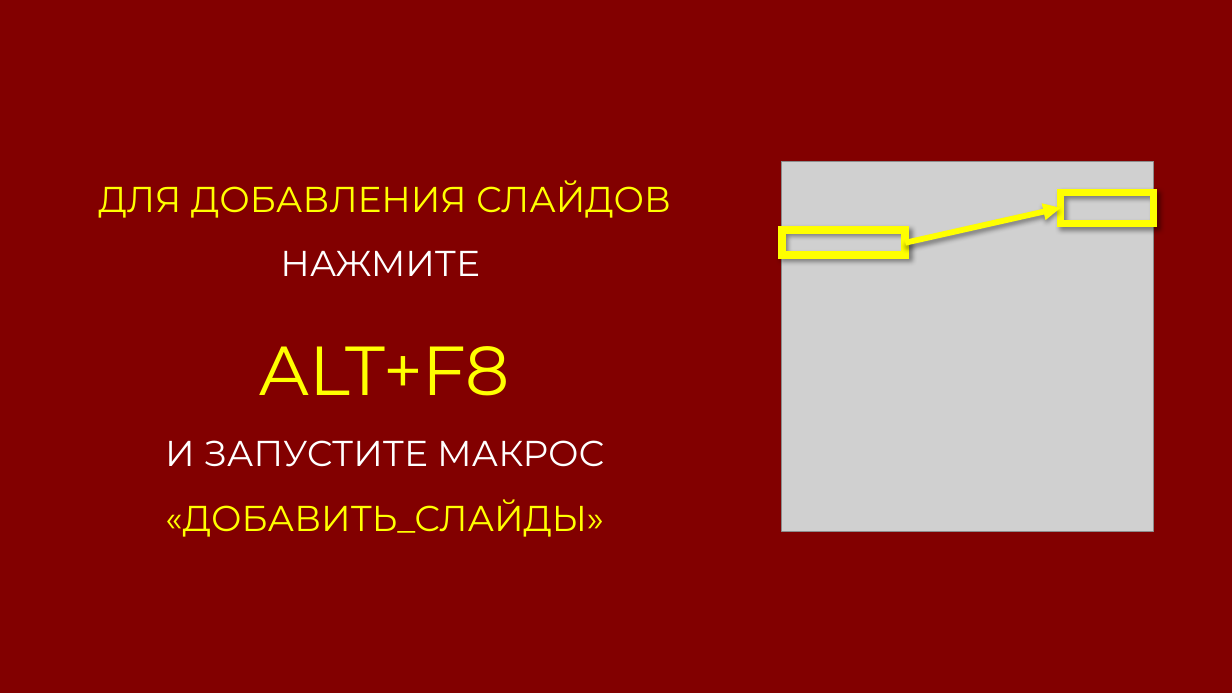
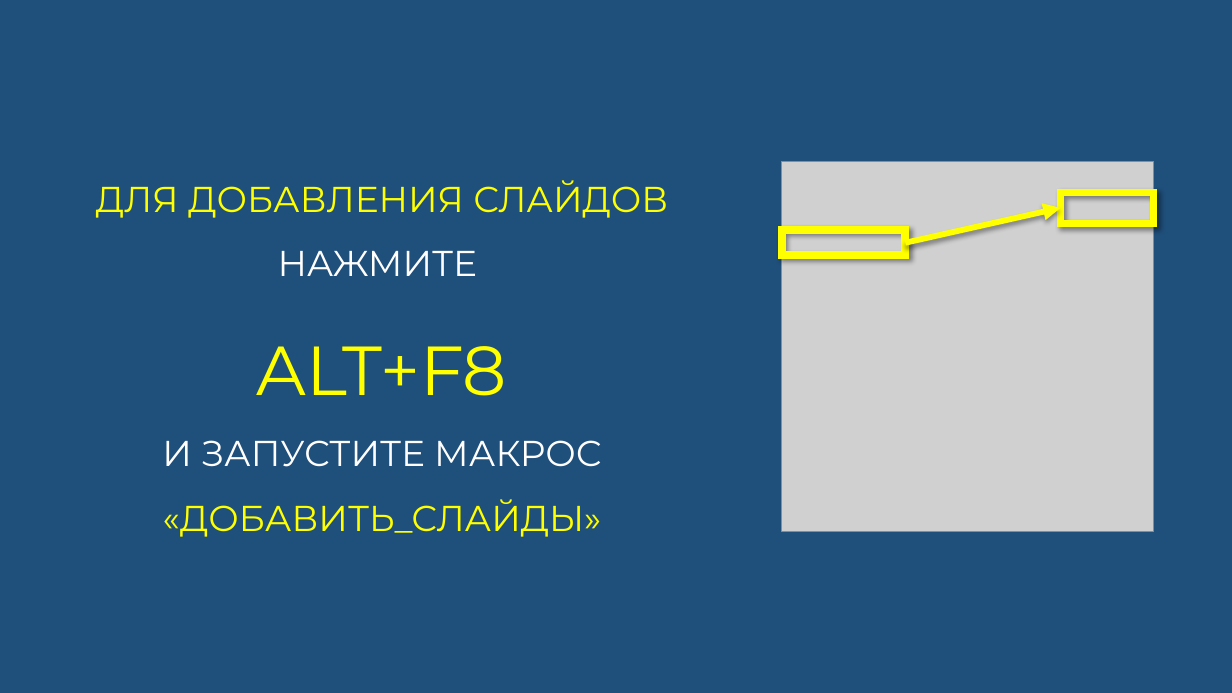
Before and after one commit to sirilgiz/alekseev, a slide deck: slide 1 of PowerPoint/Создание презентаций по шаблону/МАКРОС Создание презентация по шаблону_1.2.pptm. Drawn at 1232x693 pixels with LibreOffice and Linux fonts; fonts in the diff are those of the drawing; grey boxes stand for pictures. Boxes give left, top, right and bottom in pixels: in the first picture for what was removed or moved away, otherwise in the second. Text is boxed around its words. In the diff, an @@ line names an element or a change of style, - is before the commit and + after.

Commit message:
Макрос создания презентаций по шаблону (версия, показанная заказчику)

```diff
--- a/PowerPoint/Создание презентаций по шаблону/МАКРОС Создание презентация по шаблону_1.2.pptm
+++ b/PowerPoint/Создание презентаций по шаблону/МАКРОС Создание презентация по шаблону_1.2.pptm
@@ background #820000 to #1F4F7B @@
```
Also in this commit, not shown: 1 other slide changed.
